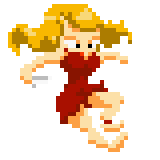
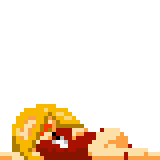
Revision of a layered 160 x 160 image; what changed, layer by layer:
added layer "front_death2" above "front_death1" over box(0, 104, 160, 160)
hid "fall3" over box(8, 4, 132, 152)
